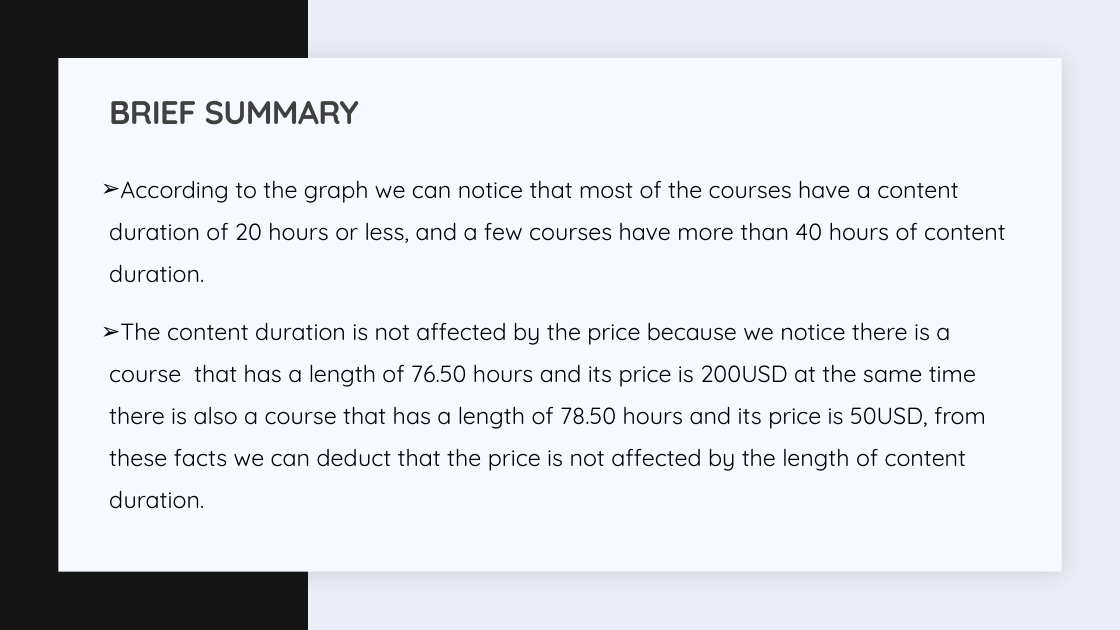
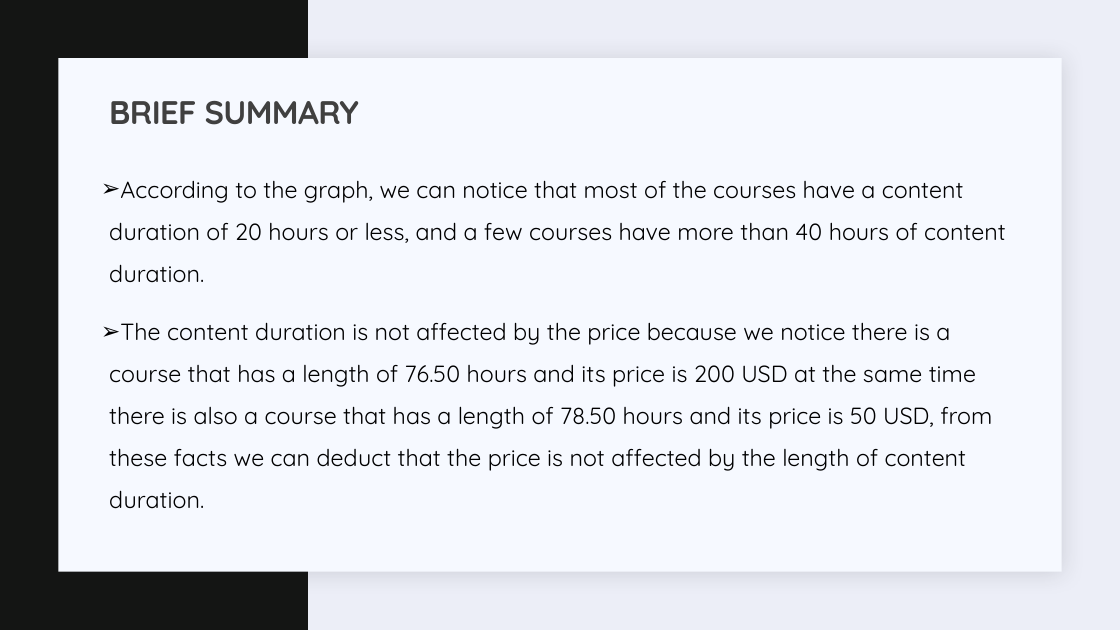
Before and after one commit to JEDDTT/Software-Projects, a slide deck: slide 22 of Data Analysis/DATA SCIENTIST SALARY.pptx (slide 20 before the commit). Drawn at 1120x630 pixels with LibreOffice and Linux fonts; fonts in the diff are those of the drawing. Boxes give left, top, right and bottom in pixels: in the first picture for what was removed or moved away, otherwise in the second. Text is boxed around its words. In the diff, an @@ line names an element or a change of style, - is before the commit and + after.

```diff
--- a/Data Analysis/DATA SCIENTIST SALARY.pptx
+++ b/Data Analysis/DATA SCIENTIST SALARY.pptx
@@ text at (x1=109, y1=180, x2=1006, y2=509): text changed @@
-➢ According to the graph we can notice that most of the courses have a content duration of 20 hours or less, and a few courses have more than 40 hours of content duration.
-➢ The content duration is not affected by the price because we notice there is a course that has a length of 76.50 hours and its price is 200USD at the same time there is also a course that has a length of 78.50 hours and its price is 50USD, from these facts we can deduct that the price is not affected by the length of content duration.
+➢ According to the graph, we can notice that most of the courses have a content duration of 20 hours or less, and a few courses have more than 40 hours of content duration.
+➢ The content duration is not affected by the price because we notice there is a course that has a length of 76.50 hours and its price is 200 USD at the same time there is also a course that has a length of 78.50 hours and its price is 50 USD, from these facts we can deduct that the price is not affected by the length of content duration.
```
Also in this commit, not shown: 23 other slides changed, 5 slides added, 13 other files.
